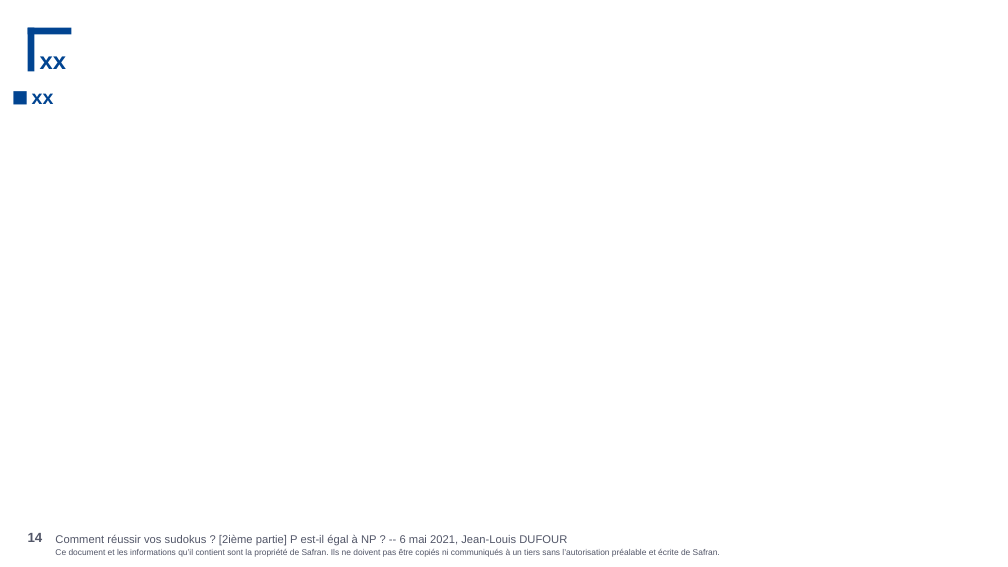
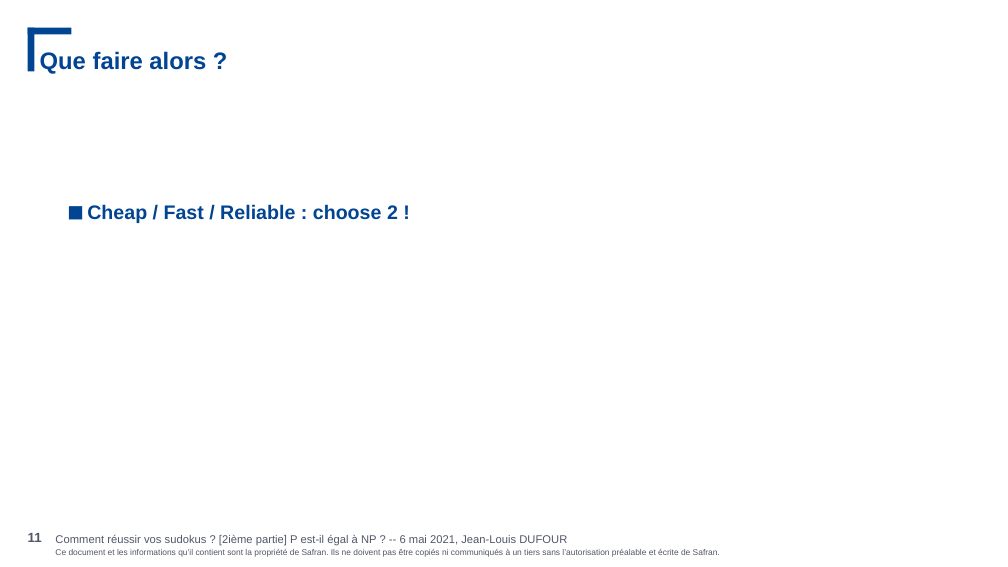
Before and after one commit to JeanLouisDufour/cours_comp, a slide deck: slide 11 of decidability.pptx (slide 14 before the commit). Drawn at 1008x567 pixels with LibreOffice and Linux fonts; fonts in the diff are those of the drawing; background and template pictures are left out. Boxes give left, top, right and bottom in pixels: in the first picture for what was removed or moved away, otherwise in the second. Text is boxed around its words. In the diff, an @@ line names an element or a change of style, - is before the commit and + after.

```diff
--- a/decidability.pptx
+++ b/decidability.pptx
@@ title at bbox=[40, 51, 206, 74]: text changed @@
-xx
+Que faire alors ?
@@ text removed at bbox=[32, 93, 54, 104] @@
-■ xx
@@ text added at bbox=[87, 204, 398, 223], 14 pt, text #014491, bold @@
+■ Cheap / Fast / Reliable : choose 2 !
@@ page number at bbox=[28, 533, 42, 542]: text changed @@
-14
+11
```
Also in this commit, not shown: 11 other slides changed, 1 other file.
